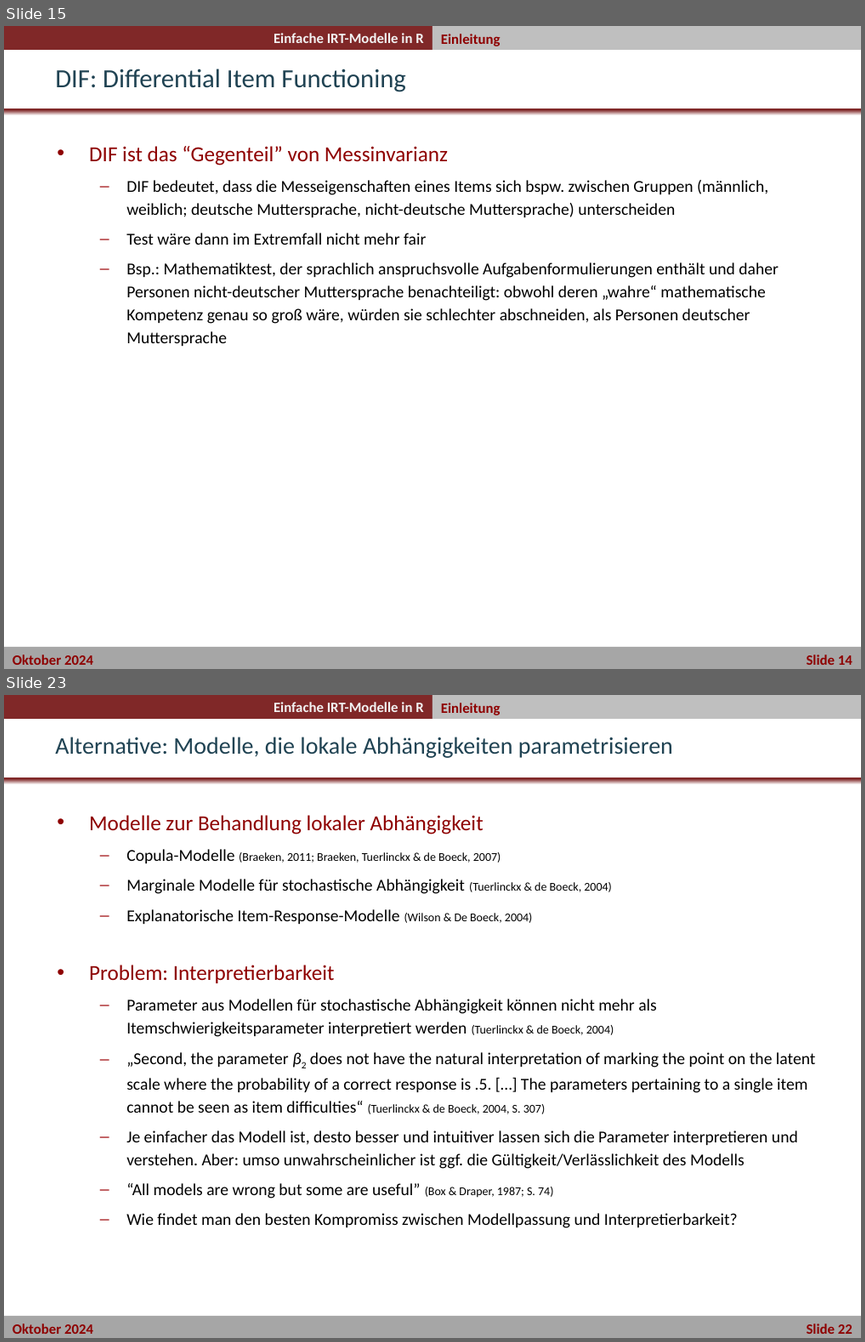
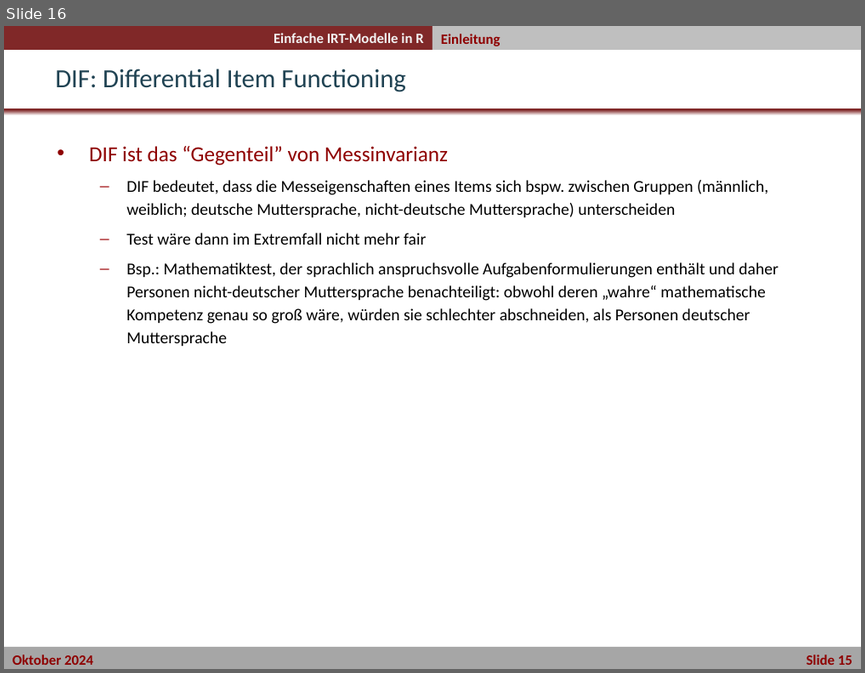
Before and after one commit to nickhaf/IRT_workshop, a slide deck: slides/IRT_Theorie/02_Uebung_einfache_IRT-Modelle_in_R.pptx. Shown one above the other, each under a label of ours: slides 15 and 23 before the commit, slide 16 after it; the slides between them are not shown. The pictures are 865x1342 and 865x673 pixels, drawn with LibreOffice and Linux fonts; fonts in the diff are those of the drawing; background and template pictures are left out. Boxes give left, top, right and bottom in pixels: in the first picture for what was removed or moved away, otherwise in the second. Text is boxed around its words. In the diff, an @@ line names an element or a change of style, - is before the commit and + after.

```diff
--- a/slides/IRT_Theorie/02_Uebung_einfache_IRT-Modelle_in_R.pptx
+++ b/slides/IRT_Theorie/02_Uebung_einfache_IRT-Modelle_in_R.pptx
@@ slide 23 removed at [4,695,861,1338], background #FFFFFF; not listed: 5 template elements that a slide beside it also shows @@
@@ text removed at [441,703,500,715] @@
-Einleitung
@@ title removed at [55,737,673,758] @@
-Alternative: Modelle, die lokale Abhängigkeiten parametrisieren
@@ text removed at [89,815,816,1228] @@
-• Modelle zur Behandlung lokaler Abhängigkeit
-  – Copula-Modelle (Braeken, 2011; Braeken, Tuerlinckx & de Boeck, 2007)
-  – Marginale Modelle für stochastische Abhängigkeit (Tuerlinckx & de Boeck, 2004)
-  – Explanatorische Item-Response-Modelle (Wilson & De Boeck, 2004)
-• Problem: Interpretierbarkeit
-  – Parameter aus Modellen für stochastische Abhängigkeit können nicht mehr als Itemschwierigkeitsparameter interpretiert werden (Tuerlinckx & de Boeck, 2004)
-  – „Second, the parameter β2 does not have the natural interpretation of marking the point on the latent scale where the probability of a correct response is .5. […] The parameters pertaining to a single item cannot be seen as item difficulties“ (Tuerlinckx & de Boeck, 2004, S. 307)
-  – Je einfacher das Modell ist, desto besser und intuitiver lassen sich die Parameter interpretieren und verstehen. Aber: umso unwahrscheinlicher ist ggf. die Gültigkeit/Verlässlichkeit des Modells
-  – “All models are wrong but some are useful” (Box & Draper, 1987; S. 74)
-  – Wie findet man den besten Kompromiss zwischen Modellpassung und Interpretierbarkeit?
@@ what was slide 15 is now slide 16 @@
@@ text in rectangle at [12,654,852,664]: text changed @@
-Oktober 2024 Slide 14
+Oktober 2024 Slide 15
```
Also in this commit, not shown: 1 slide added, 8 other slides removed, 1 other file.
